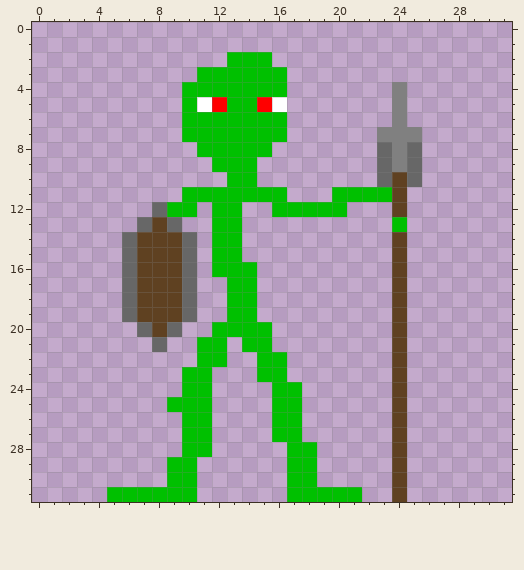
A pixel-art sprite gets an edit: sprites/images/spr_gladiator_0.png. The first picture shows the starting point.
The file is 32x32 pixels.
After the commit:
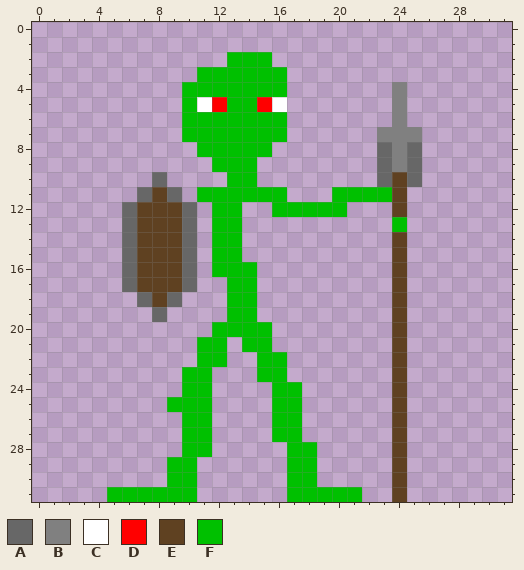
Palette (. is transparent): A #676767  B #808080  C #ffffff  D #ff0000  E #5f4121  F #00c000
What changed:
y 10: x 8 . -> A
y 11: x 7..10 ...F -> AEA.
y 12: x 6..10 ..AFF -> AEEEA
y 13: x 6..7 .A -> AE; x 9..10 A. -> EA
y 18: x 6..7 AE -> .A; x 9..10 EA -> A.
y 19: x 6..10 AEEEA -> ..A..
y 20: x 7..9 AEA -> ...
y 21: x 8 A -> .
